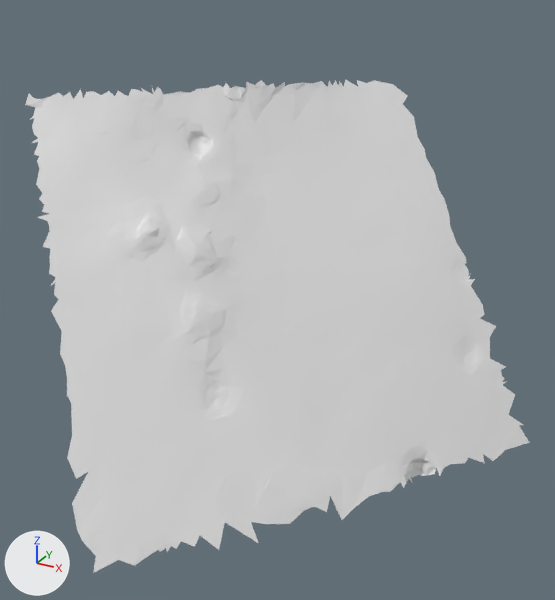
Before and after pictures for a commit that changed the glTF model moon small_tiles/tile_084.glb.
The view is the same before and after, from a 50 mm camera at (22.6, -21.45, 19.89) aimed at (18.71, -14.39, 16.36). The lights are fixed; the arrows at lower left show +X, +Y and +Z. The older version comes first. Vertices at exactly the same position are counted once.

Script lines for the objects in view, before the commit:
```python
me_t84 = bpy.data.meshes.new('t84')
me_t84.from_pydata(...)  # 1942 vertices, 3670 faces; spans x 16.01..21.44, y -17.16..-11.34, z 14.26..18.59
ob_t84 = bpy.data.objects.new('t84', me_t84)
ob_t84.location = (0.0, 0.0, 0.0)
```
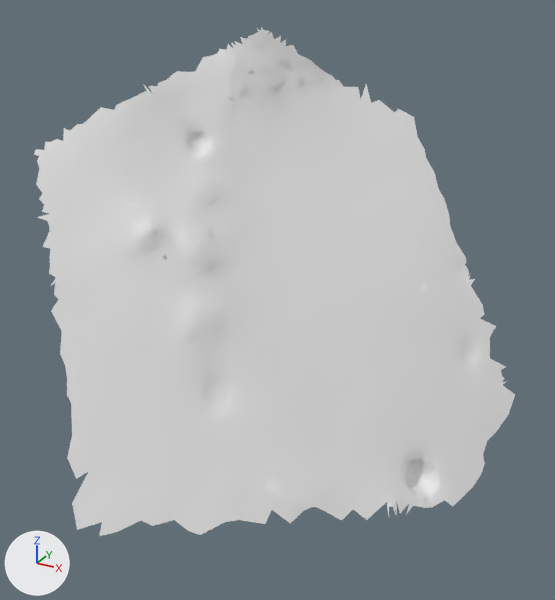
Pixel boxes [x1, y1, x2, y2] of what changed, in the pictures (555 x 600 px; the box of a moved part takes in the faces that stretch with it):
't84', reshaped
    before: [25, 79, 530, 573]
    after: [34, 27, 515, 536]
part 1 of me_t84, moved or reshaped
    before: [25, 79, 414, 149]
    after: [143, 27, 335, 94]
part 2 of me_t84, built on
    before: [483, 415, 530, 461]
    after: [353, 458, 485, 520]
part 3 of me_t84, deleted
    before: [77, 520, 259, 573]

Edits to the bpy script that builds the scene:
```text
Change me_t84:
    used by ob_t84; location = (0.0, 0.0, 0.0)
    remove me_t84.from_pydata(...)  # 1942 vertices, 3670 faces; spans x 16.01..21.44, y -17.16..-11.34, z 14.26..18.59
    add me_t84.from_pydata(...)  # 2044 vertices, 3890 faces; spans x 16.29..21.16, y -17.06..-11.49, z 14.06..19.17
    me_t84 part 1: 74 vertices removed from x 16.01..19.03, y -15.42..-11.34, z 18.09..18.59; 146 vertices added at x 16.86..18.29, y -14.22..-12.14, z 18.55..19.17
    me_t84 part 2: 6 vertices removed from x 21.14..21.44, y -13.34..-12.74, z 14.33..14.58; 59 vertices added at x 20.16..21.06, y -14.96..-13.55, z 14.06..14.36
    me_t84 part 3: 23 vertices removed from x 17.98..19.32, y -17.16..-15.91, z 14.26..14.63
```
